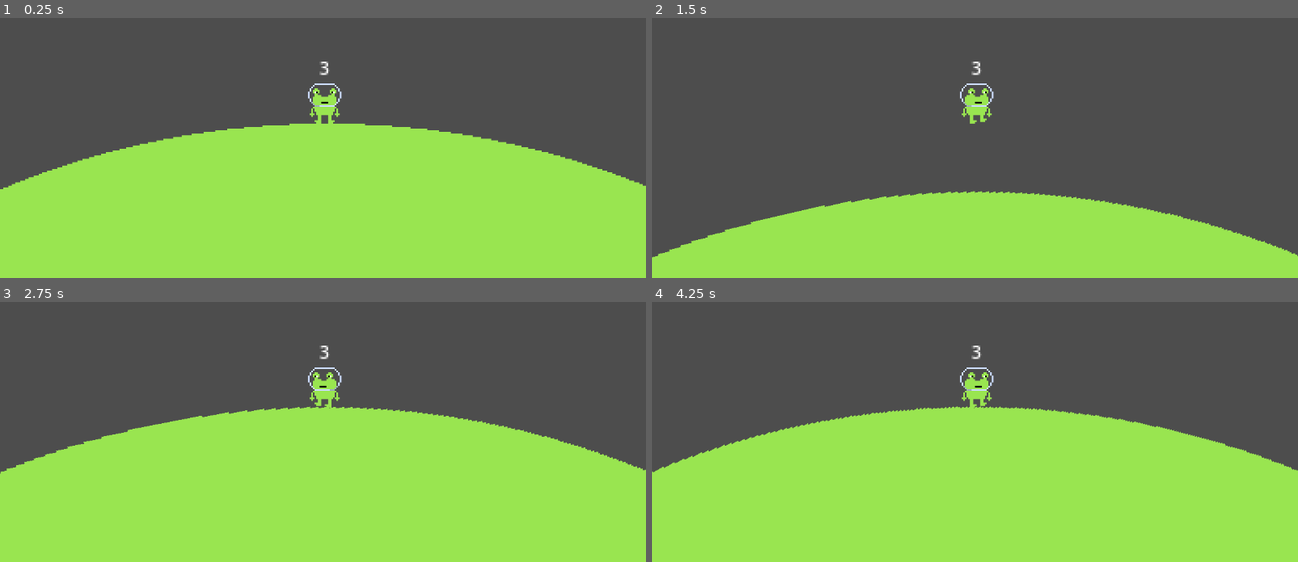
Above: before the commit, frames 1-4 (two rows, left to right).
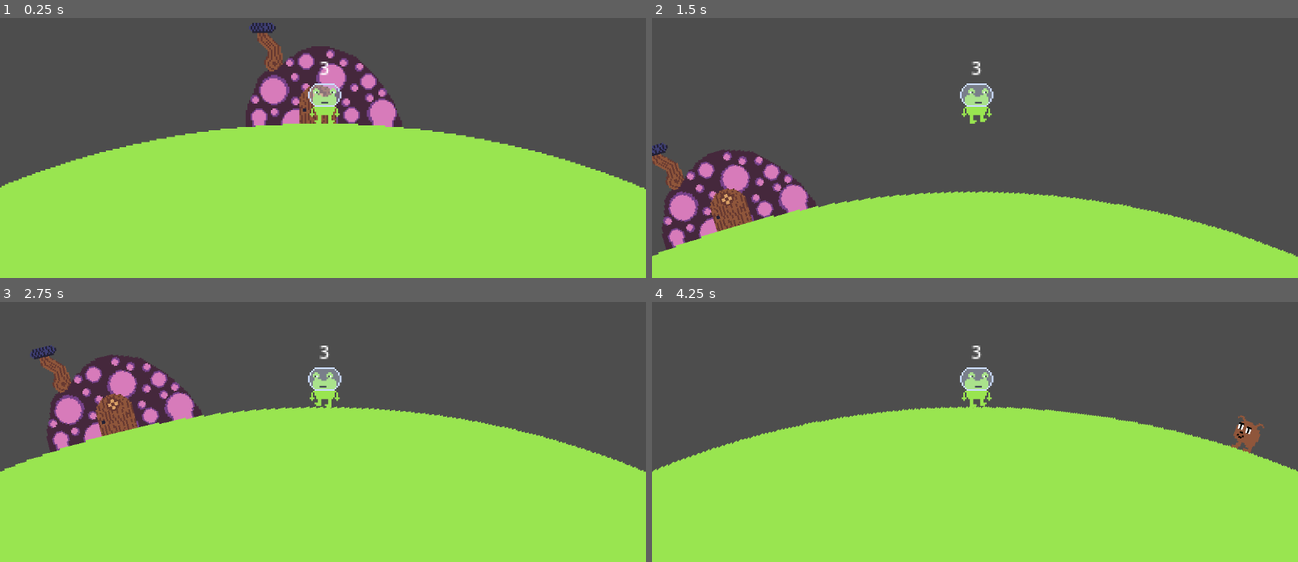
Above: after the commit, the same moments.

Repository: MasonAkershoek/GameJam
Game: Godot game, scene res://Scenes/Tests/PlatformerTest.tscn
The game is run twice, just before and just after one commit, with the same random seed, the same clock (stepped at 60 frames per second) and the same inputs.
Inputs:
- Up to frame 1 (0.25 s): no input
- Up to frame 2 (1.5 s): tap Enter at 0.5 s; hold D (MoveRight) from 0.53 s (still down); tap Space (Jump) at 0.77 s
- Up to frame 3 (2.75 s): tap Space (Jump) at 1.52 s; release D (MoveRight) at 2.03 s; hold A (MoveLeft) from 2.03 s (still down)
- Up to frame 4 (4.25 s): release A (MoveLeft) at 2.78 s; hold D (MoveRight) from 2.78 s (still down); tap Space (Jump) at 3.02, 3.77 s

The runs differ from the first frame. In frame 1, 6.2% of the frame differs, in the area x 0-100%, y 1-66%; in frame 2, 6.6%, in the area x 0-100%, y 25-93%; in frame 3, 6.5%; in frame 4, 1.1%.

Commit message:
Major changes to physics

Diff:
--- a/Scenes/Enemies/Helix.tscn
+++ b/Scenes/Enemies/Helix.tscn
@@ -52,7 +52,7 @@
 [node name="AnimatedSprite2D" type="AnimatedSprite2D" parent="."]
 sprite_frames = SubResource("SpriteFrames_bwtqx")
 animation = &"Idle"
-frame_progress = 0.450655
+frame_progress = 0.832522
 
 [node name="CollisionShape2D" type="CollisionShape2D" parent="."]
 position = Vector2(2.5, 7)
--- a/Scenes/Enemies/Shelix.tscn
+++ b/Scenes/Enemies/Shelix.tscn
@@ -51,7 +51,8 @@
 
 [node name="AnimatedSprite2D" type="AnimatedSprite2D" parent="."]
 sprite_frames = SubResource("SpriteFrames_bwtqx")
-animation = &"Idle"
+animation = &"Walk"
+frame_progress = 0.43903
 
 [node name="CollisionShape2D" type="CollisionShape2D" parent="."]
 position = Vector2(2.5, 7)
--- a/Scenes/Tests/PlatformerTest.tscn
+++ b/Scenes/Tests/PlatformerTest.tscn
@@ -1,26 +1,33 @@
-[gd_scene load_steps=5 format=3 uid="uid://dc5ch21ml1dpl"]
+[gd_scene load_steps=6 format=3 uid="uid://dc5ch21ml1dpl"]
 
 [ext_resource type="PackedScene" uid="uid://43pd1826sss4" path="res://Scenes/GameCam.tscn" id="1_aghax"]
+[ext_resource type="Texture2D" uid="uid://bfwh5x02hgii3" path="res://Graphics/jerumy home.png" id="1_pw6lq"]
 [ext_resource type="PackedScene" uid="uid://dx3dhdfcswkq" path="res://Scenes/player.tscn" id="3_g7sy7"]
 [ext_resource type="PackedScene" uid="uid://domjeaeiybifl" path="res://Scenes/planet.tscn" id="3_oi4x4"]
 [ext_resource type="PackedScene" uid="uid://dqwtd677kghnm" path="res://Scenes/dog.tscn" id="4_5kowg"]
 
 [node name="LV1" type="Node2D"]
-position = Vector2(1073, 902)
+position = Vector2(685, 556)
 
 [node name="Planet" parent="." instance=ExtResource("3_oi4x4")]
 inertia = 39.81
 
-[node name="Camera2D" parent="." node_paths=PackedStringArray("Player") instance=ExtResource("1_aghax")]
-position = Vector2(-1, -516)
-zoom = Vector2(0.5, 0.5)
-Player = NodePath("../Player")
+[node name="JerumyHome" type="Sprite2D" parent="Planet"]
+position = Vector2(2, -529)
+texture = ExtResource("1_pw6lq")
 
 [node name="Player" parent="." node_paths=PackedStringArray("WORLD") instance=ExtResource("3_g7sy7")]
-position = Vector2(-2, -516)
-MAX_SPEED = 0.004
+position = Vector2(2, -516)
+MAX_SPEED = 0.005
 WORLD = NodePath("../Planet")
 
-[node name="Dog" parent="." instance=ExtResource("4_5kowg")]
-position = Vector2(-206, 474)
-rotation = 3.55349
+[node name="Dog" parent="." node_paths=PackedStringArray("PLANET") instance=ExtResource("4_5kowg")]
+position = Vector2(516, 7)
+rotation = 1.5708
+scale = Vector2(1, 1)
+SPEED = 1000.0
+PLANET = NodePath("../Planet")
+
+[node name="Camera2D" parent="." node_paths=PackedStringArray("Player") instance=ExtResource("1_aghax")]
+position = Vector2(2, -516)
+Player = NodePath("../Player")
--- a/Scenes/dog.tscn
+++ b/Scenes/dog.tscn
@@ -89,7 +89,7 @@
 [node name="AnimatedSprite2D" type="AnimatedSprite2D" parent="."]
 sprite_frames = SubResource("SpriteFrames_1l8ku")
 animation = &"Lick"
-frame_progress = 0.652767
+frame_progress = 0.463741
 
 [node name="CollisionShape2D" type="CollisionShape2D" parent="."]
 position = Vector2(0, 7)
--- a/Scenes/planet.tscn
+++ b/Scenes/planet.tscn
@@ -9,7 +9,7 @@
 [sub_resource type="CircleShape2D" id="CircleShape2D_opbuc"]
 radius = 500.0
 
-[node name="Planet" type="RigidBody2D"]
+[node name="Planet" type="RigidBody2D" groups=["Planet"]]
 freeze = true
 script = ExtResource("1_cm1uo")
 
@@ -17,11 +17,14 @@
 disable_mode = 1
 gravity_space_override = 3
 gravity_point = true
+linear_damp_space_override = 3
+angular_damp_space_override = 3
 
 [node name="CollisionShape2D" type="CollisionShape2D" parent="Gravity"]
 shape = SubResource("CircleShape2D_ttkap")
 
 [node name="TextureRect" type="TextureRect" parent="."]
+z_index = 1
 anchors_preset = 8
 anchor_left = 0.5
 anchor_top = 0.5
--- a/Scenes/player.tscn
+++ b/Scenes/player.tscn
@@ -1,25 +1,25 @@
 [gd_scene load_steps=11 format=3 uid="uid://dx3dhdfcswkq"]
 
+[ext_resource type="Texture2D" uid="uid://bn8vr0i56s4dp" path="res://Graphics/Player/jerumy.png" id="2_0r6i1"]
 [ext_resource type="Script" path="res://Scripts/PlayerController.gd" id="5_vt3rr"]
-[ext_resource type="Texture2D" uid="uid://c05xam0s7hh5q" path="res://Graphics/Player/unglunked.png" id="6_tlr6s"]
 
-[sub_resource type="AtlasTexture" id="AtlasTexture_pfi0f"]
-atlas = ExtResource("6_tlr6s")
-region = Rect2(64, 0, 32, 32)
-
-[sub_resource type="AtlasTexture" id="AtlasTexture_s7lg0"]
-atlas = ExtResource("6_tlr6s")
+[sub_resource type="AtlasTexture" id="AtlasTexture_muk4l"]
+atlas = ExtResource("2_0r6i1")
 region = Rect2(96, 0, 32, 32)
 
-[sub_resource type="AtlasTexture" id="AtlasTexture_01c0c"]
-atlas = ExtResource("6_tlr6s")
-region = Rect2(128, 0, 32, 32)
+[sub_resource type="AtlasTexture" id="AtlasTexture_8v1nd"]
+atlas = ExtResource("2_0r6i1")
+region = Rect2(160, 0, 32, 32)
+
+[sub_resource type="AtlasTexture" id="AtlasTexture_t2e8r"]
+atlas = ExtResource("2_0r6i1")
+region = Rect2(192, 0, 32, 32)
 
 [sub_resource type="SpriteFrames" id="SpriteFrames_7mk1n"]
 animations = [{
 "frames": [{
 "duration": 1.0,
-"texture": SubResource("AtlasTexture_pfi0f")
+"texture": SubResource("AtlasTexture_muk4l")
 }],
 "loop": true,
 "name": &"Idle",
@@ -27,10 +27,10 @@
 }, {
 "frames": [{
 "duration": 1.0,
-"texture": SubResource("AtlasTexture_s7lg0")
+"texture": SubResource("AtlasTexture_8v1nd")
 }, {
 "duration": 1.0,
-"texture": SubResource("AtlasTexture_01c0c")
+"texture": SubResource("AtlasTexture_t2e8r")
 }],
 "loop": true,
 "name": &"Run",
@@ -63,7 +63,7 @@
 position = Vector2(1, 0)
 sprite_frames = SubResource("SpriteFrames_7mk1n")
 animation = &"Run"
-frame_progress = 0.481096
+frame_progress = 0.637176
 
 [node name="CollisionShape2D" type="CollisionShape2D" parent="."]
 position = Vector2(1, 4)
--- a/Scripts/PlayerController.gd
+++ b/Scripts/PlayerController.gd
@@ -27,6 +27,7 @@
 	text.text = str(HP)
 	# Add the gravity.
 	if not is_on_floor():
+		print("GG")
 		velocity += get_gravity() * delta
 
 	# Handle jump.
--- a/Scripts/dog.gd
+++ b/Scripts/dog.gd
@@ -3,11 +3,37 @@
 
 @export var SPEED = 300.0
 @export var JUMP_VELOCITY = -400.0
+@export var PLANET = Node2D
+
+var parent = Node2D
+
+func _ready() -> void:
+	parent = get_parent()
+
+func _physics_process(delta: float) -> void:
+	# Get direction towards the planet center
+	var radial_dir = (PLANET.global_position - global_position).normalized()
+
+	# Apply gravity to keep the player pressed against the planet
+	velocity = radial_dir * 980 * delta
+
+	# Get movement input
+	var input = 1  # Arrow keys or custom inputs
 
 
-func _physics_process(delta: float) -> void:
-	# Add the gravity.
-	if not is_on_floor():
-		velocity += get_gravity() * delta
+	if input != 0:
+		# Compute a smooth tangent direction
+		var tangent = Vector2(-radial_dir.y, radial_dir.x) * input
 
+		# Use lerp to make the movement smoother
+		velocity = velocity.lerp(tangent * SPEED, delta * 10)
+
+	# Align the player's rotation to the planet's surface
+	rotation = radial_dir.angle() - PI/2
+
+	# Move the player smoothly
 	move_and_slide()
+
+func rotateWithPlanet():
+	if parent.is_in_group("Planet"):
+		pass
--- a/Scripts/planet.gd
+++ b/Scripts/planet.gd
@@ -3,12 +3,20 @@
 @export var GRAVITY = 980
 
 @onready var myGravity: Area2D = $Gravity
+@onready var myTexture: TextureRect = $TextureRect
+
+var Radius = 0.0
+
 
 # Called when the node enters the scene tree for the first time.
 func _ready() -> void:
 	myGravity.gravity = GRAVITY
-
+	Radius = myTexture.texture.get_width()/2
+	print(Radius)
 
 # Called every frame. 'delta' is the elapsed time since the previous frame.
 func _process(delta: float) -> void:
-	pass
+	for body in myGravity.get_overlapping_bodies():
+		if body is RigidBody2D:
+			var direction = (global_position - body.global_position).normalized()
+			body.apply_central_force(direction * GRAVITY * delta)
--- a/project.godot
+++ b/project.godot
@@ -19,6 +19,7 @@
 
 Player=""
 Enemy=""
+Planet=""
 
 [input]
 
Binary file added: Graphics/Player/jerumy.png
Not shown, added: Graphics/Player/jerumy.png.import
Binary file removed: Graphics/Player/unglunked.png
Binary file added: Graphics/jerumy home.png
Not shown, changed: Graphics/jerumy home.png.import
